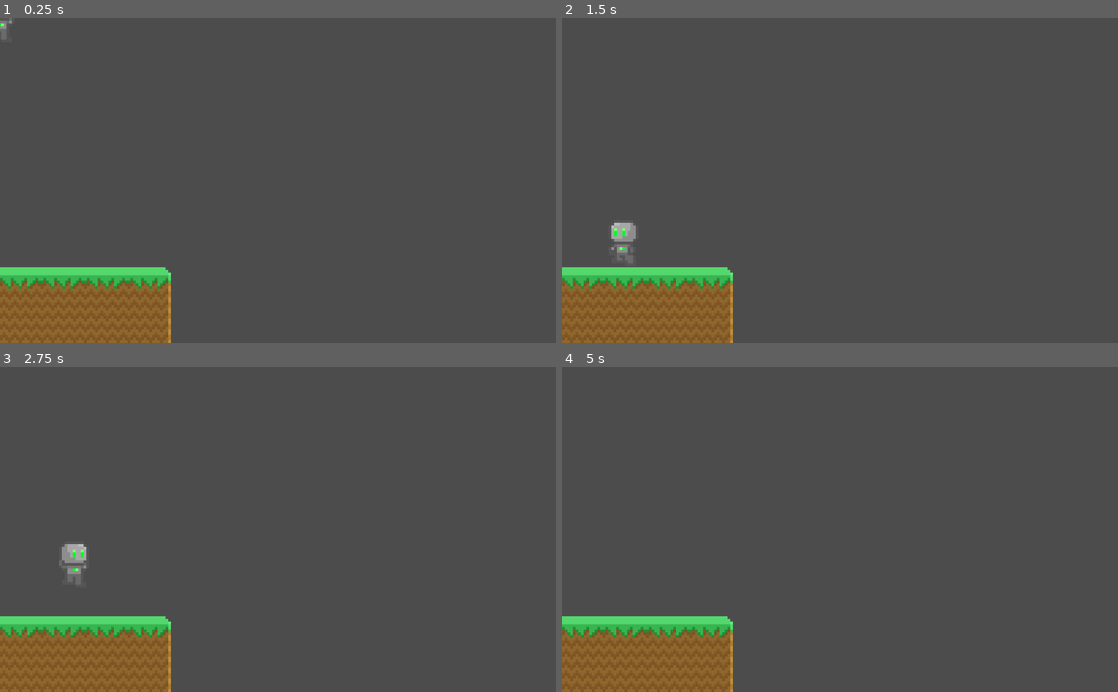
Above: before the commit, frames 1-4 (two rows, left to right).
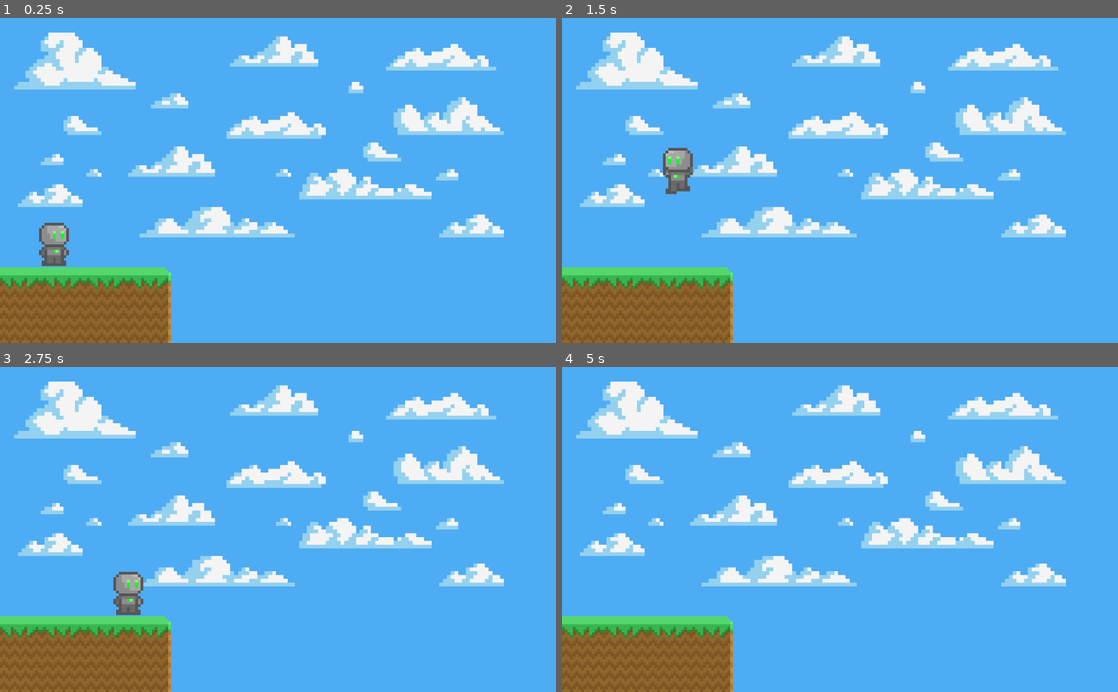
Above: after the commit, the same moments.

Repository: IndieSelfTaught/PlatformerCollab
Game: Godot game, scene res://Levels/1/1.tscn
The game is run twice, just before and just after one commit, with the same random seed, the same clock (stepped at 60 frames per second) and the same inputs.
Inputs:
- Up to frame 1 (0.25 s): no input
- Up to frame 2 (1.5 s): hold D 0.53-1.28 s; tap Space at 0.77 s; hold A from 1.28 s (still down)
- Up to frame 3 (2.75 s): tap Space at 1.52 s; release A at 2.03 s; hold D from 2.03 s (still down)
- Up to frame 4 (5 s): release D at 2.78 s; hold W 2.78-3.53 s; tap Space at 3.02, 3.77, 4.52 s; hold A from 3.53 s (still down)

The runs differ from the first frame. In frame 1, 93% of the frame differs, in the area x 0-100%, y 0-100%; in frame 2, 93%; in frame 3, 93%; in frame 4, 93%.

Commit message:
Background Prototype

Diff:
--- a/Platformer/Levels/1/1.tscn
+++ b/Platformer/Levels/1/1.tscn
@@ -1,16 +1,23 @@
-[gd_scene load_steps=7 format=2]
+[gd_scene load_steps=8 format=2]
 
-[ext_resource path="res://Player/Player.tscn" type="PackedScene" id=1]
-[ext_resource path="res://Levels/Art/BaseGround.png" type="Texture" id=2]
-[ext_resource path="res://Levels/Art/GroundCornerRight.png" type="Texture" id=3]
-[ext_resource path="res://Levels/Art/InnerGroundBottom.png" type="Texture" id=4]
-[ext_resource path="res://Levels/Art/InnerGroundSideRightBottom.png" type="Texture" id=5]
+[ext_resource path="res://Levels/Art Prototype/Background0.png" type="Texture" id=1]
+[ext_resource path="res://Player/Player.tscn" type="PackedScene" id=2]
+[ext_resource path="res://Levels/Art Prototype/BaseGround.png" type="Texture" id=3]
+[ext_resource path="res://Levels/Art Prototype/GroundCornerRight.png" type="Texture" id=4]
+[ext_resource path="res://Levels/Art Prototype/InnerGround.png" type="Texture" id=5]
+[ext_resource path="res://Levels/Art Prototype/InnerGroundSideRight.png" type="Texture" id=6]
 
 [sub_resource type="RectangleShape2D" id=1]
 
 [node name="Root" type="Node"]
 
-[node name="Player" parent="." instance=ExtResource( 1 )]
+[node name="Background0" type="Sprite" parent="."]
+position = Vector2( 512, 300 )
+scale = Vector2( 0.35, 0.35 )
+texture = ExtResource( 1 )
+
+[node name="Player" parent="." instance=ExtResource( 2 )]
+position = Vector2( 100, 430 )
 
 [node name="Tiles" type="Node" parent="."]
 
@@ -20,42 +27,42 @@
 [node name="Sprite" type="Sprite" parent="Tiles/Ground"]
 position = Vector2( 25, 0 )
 scale = Vector2( 5, 5 )
-texture = ExtResource( 2 )
+texture = ExtResource( 3 )
 
 [node name="Sprite2" type="Sprite" parent="Tiles/Ground"]
 position = Vector2( 105, 0 )
 scale = Vector2( 5, 5 )
-texture = ExtResource( 2 )
+texture = ExtResource( 3 )
 
 [node name="Sprite3" type="Sprite" parent="Tiles/Ground"]
 position = Vector2( 185, 0 )
 scale = Vector2( 5, 5 )
-texture = ExtResource( 2 )
+texture = ExtResource( 3 )
 
 [node name="Sprite4" type="Sprite" parent="Tiles/Ground"]
 position = Vector2( 265, 0 )
 scale = Vector2( 5, 5 )
-texture = ExtResource( 3 )
+texture = ExtResource( 4 )
 
 [node name="Sprite5" type="Sprite" parent="Tiles/Ground"]
 position = Vector2( 25, 80 )
 scale = Vector2( 5, 5 )
-texture = ExtResource( 4 )
+texture = ExtResource( 5 )
 
 [node name="Sprite6" type="Sprite" parent="Tiles/Ground"]
 position = Vector2( 105, 80 )
 scale = Vector2( 5, 5 )
-texture = ExtResource( 4 )
+texture = ExtResource( 5 )
 
 [node name="Sprite7" type="Sprite" parent="Tiles/Ground"]
 position = Vector2( 185, 80 )
 scale = Vector2( 5, 5 )
-texture = ExtResource( 4 )
+texture = ExtResource( 5 )
 
 [node name="Sprite8" type="Sprite" parent="Tiles/Ground"]
 position = Vector2( 265, 80 )
 scale = Vector2( 5, 5 )
-texture = ExtResource( 5 )
+texture = ExtResource( 6 )
 
 [node name="CollisionShape2D" type="CollisionShape2D" parent="Tiles/Ground"]
 position = Vector2( 145, 40 )
Binary file added: Platformer/Levels/Art Prototype/Background0.png
Not shown, added: Platformer/Levels/Art Prototype/Background0.png.import
Renamed: Platformer/Levels/Art/BaseGround.png -> Platformer/Levels/Art Prototype/BaseGround.png
Not shown, added: Platformer/Levels/Art Prototype/BaseGround.png.import
Renamed: Platformer/Levels/Art/BaseGroundBottom.png -> Platformer/Levels/Art Prototype/BaseGroundBottom.png
Not shown, added: Platformer/Levels/Art Prototype/BaseGroundBottom.png.import
Renamed: Platformer/Levels/Art/GroundCornerBoth.png -> Platformer/Levels/Art Prototype/GroundCornerBoth.png
Not shown, added: Platformer/Levels/Art Prototype/GroundCornerBoth.png.import
Renamed: Platformer/Levels/Art/GroundCornerBothBottom.png -> Platformer/Levels/Art Prototype/GroundCornerBothBottom.png
Not shown, added: Platformer/Levels/Art Prototype/GroundCornerBothBottom.png.import
Renamed: Platformer/Levels/Art/GroundCornerLeft.png -> Platformer/Levels/Art Prototype/GroundCornerLeft.png
Not shown, added: Platformer/Levels/Art Prototype/GroundCornerLeft.png.import
(and 38 more such lines)
